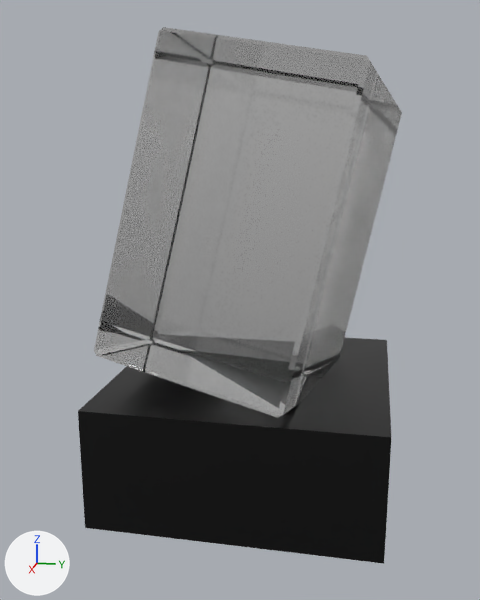
An edit to the Blender file Pedestal/Pedestal.blend, drawn before and after from the same camera.
Both versions are drawn from a camera (50 mm lens) standing at (0.1669, 0.0292, 0.0759) and looking at (0.0023, -0.0037, 0.0348). Arrows for +X, +Y and +Z are at lower left; the lights stay in place.

The first picture shows 'Award', 'Cube'.
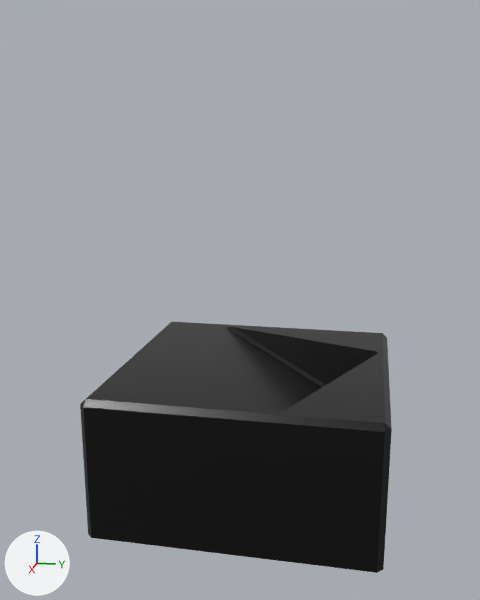
Commit message: Pedestal - Award placed

Changed parts and their boxes [x1, y1, x2, y2] in the pictures (480 x 600 px):
'Award', hidden: before [94, 27, 402, 418]
'Cube', reshaped, moved, turned, rescaled, modifiers changed: before [78, 337, 391, 563]; after [80, 322, 392, 573]

The change, as a list of edits to the scene's bpy script:
```text
Change me_cube:
    used by ob_cube; location = (0.0, 0.0, 0.0); scale = (1.0, 1.0, 0.429)
    remove me_cube.from_pydata(...)  # 8 vertices, 6 faces; spans x -0.035..0.035, y -0.035..0.035, z -0.035..0.035
    add me_cube.from_pydata(...)  # 373 vertices, 214 faces; spans x -0.035..0.035, y -0.035..0.035, z -0.0175..0.0175
    me_cube part 1: 8 vertices removed from x -0.035..0.035, y -0.035..0.035, z -0.035..0.035; 373 vertices added at x -0.035..0.035, y -0.035..0.035, z -0.0175..0.0175
Change ob_award:
    ob_award.location: (0.0, 0.0, 0.054) -> (-0.0024, 0.0114, 0.0504)
    ob_award.rotation_euler: (-0.175, -0.175, -0.175) -> (-0.349, -0.209, -0.349)  # degrees (-10, -10, -10) -> degrees (-20, -12, -20)
    add ob_award.hide_set(True)
Change ob_cube:
    ob_cube.scale: (1.0, 1.0, 0.429) -> (1.0, 1.0, 1.0)
    remove _m = ob_cube.modifiers.new('Boolean', 'BOOLEAN')
    remove _m.object = ob_award
```
